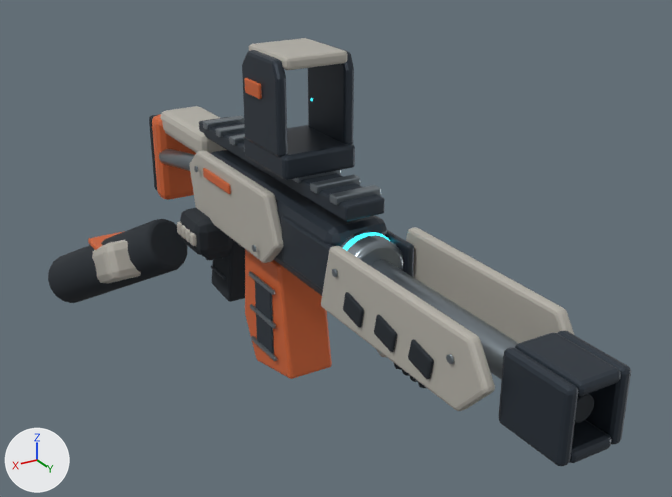
The Blender file art_source/space/heroes/ion-rifle.blend: old version first, new version second.
Before and after are seen from a camera (50 mm lens) standing at (0.96, 1.882, 0.812) and looking at (-0.047, 0.203, -0.027). Arrows for +X, +Y and +Z are at lower left; the lights stay in place. The first picture is the older version.

The first picture shows 'Cell magazine', 'Chamber cage', 'Chamber cage.001', 'Forward shroud', 'Forward shroud.001', 'Ion chamber', 'Muzzle brake.001', 'Muzzle brake.003', 'Optic base', 'Rail teeth.008', 'Receiver', 'Receiver armor.001', 'Sight ears', 'Sight ears.001', 'Suit forearm' and 37 more.
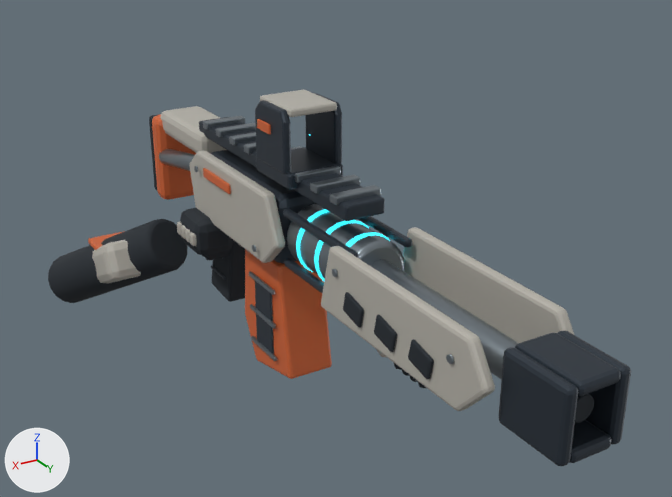
ob_optic is not drawn itself; it is the parent of ob_optic_base, ob_sight_ears, ob_sight_ears_001, ob_sight_top, ob_sight_marking, ob_sight_marking_001, ob_reticle.

Where the newer file only moved an object's origin or applied its transform, the numbers keep the older frame.

Patch to the scene script:
```diff
--- a/art_source/space/heroes/ion-rifle.blend.py
+++ b/art_source/space/heroes/ion-rifle.blend.py
@@ me_cube @@
 # used by ob_receiver; parent = ob_ionrifle; location = (0.0, 0.06, 0.015)
-me_cube.from_pydata(...)  # 56 vertices, 54 faces; spans x -0.075..0.075, y -0.325..0.325, z -0.085..0.085
+me_cube.from_pydata(...)  # 56 vertices, 54 faces; spans x -0.075..0.075, y -0.325..0.095, z -0.085..0.085
+# me_cube part 1: all 28 vertices in x -0.075..0.075, y 0.3..0.325, z -0.085..0.085 are moved by (0.0, -0.23, 0.0)
 me_cube.materials.append(mat_graphite_frame)
@@ me_cube_009 @@
 # used by ob_chamber_cage; parent = ob_ionrifle; location = (-0.07, 0.32, 0.015)
-me_cube_009.from_pydata(...)  # 56 vertices, 54 faces; spans x -0.009..0.009, y -0.145..0.145, z -0.055..0.055
+me_cube_009.from_pydata(...)  # 56 vertices, 54 faces; spans x -0.009..0.009, y -0.145..0.145, z -0.009..0.009
+# me_cube_009 part 2: all 28 vertices in x -0.009..0.009, y -0.145..0.145, z 0.049..0.055 are moved by (0.0, 0.0, -0.046)
+# me_cube_009 part 3: all 28 vertices in x -0.009..0.009, y -0.145..0.145, z -0.055..-0.049 are moved by (0.0, 0.0, 0.046)
 me_cube_009.materials.append(mat_graphite_frame)
@@ me_cube_010 @@
 # used by ob_chamber_cage_001; parent = ob_ionrifle; location = (0.07, 0.32, 0.015)
-me_cube_010.from_pydata(...)  # 56 vertices, 54 faces; spans x -0.009..0.009, y -0.145..0.145, z -0.055..0.055
+me_cube_010.from_pydata(...)  # 56 vertices, 54 faces; spans x -0.009..0.009, y -0.145..0.145, z -0.009..0.009
+# me_cube_010 part 4: all 28 vertices in x -0.009..0.009, y -0.145..0.145, z 0.049..0.055 are moved by (0.0, 0.0, -0.046)
+# me_cube_010 part 5: all 28 vertices in x -0.009..0.009, y -0.145..0.145, z -0.055..-0.049 are moved by (0.0, 0.0, 0.046)
 me_cube_010.materials.append(mat_graphite_frame)
@@ me_cube_026_1 @@
+me_cube_026_1 = me_cube_023.copy(); me_cube_026_1.name = 'Cube.026'  # the mesh of ob_rail_teeth_007
@@ me_cube_012_1 @@
+me_cube_012_1.from_pydata(...)  # 56 vertices, 54 faces; spans x -0.009..0.009, y -0.145..0.145, z -0.009..0.009
+me_cube_012_1.materials.append(mat_graphite_frame)  # dark blue #353e48
@@ ob_chamber_cage @@
 ob_chamber_cage.parent = ob_ionrifle
-ob_chamber_cage.location = (-0.07, 0.32, 0.015)
+ob_chamber_cage.location = (-0.065, 0.32, -0.045)
@@ ob_chamber_cage_001 @@
 ob_chamber_cage_001.parent = ob_ionrifle
-ob_chamber_cage_001.location = (0.07, 0.32, 0.015)
+ob_chamber_cage_001.location = (-0.065, 0.32, 0.075)
@@ ob_rail_teeth_008 @@
-ob_rail_teeth_008 = bpy.data.objects.new('Rail teeth.008', me_cube_024)
+ob_rail_teeth_008 = bpy.data.objects.new('Rail teeth.008', me_cube_026_1)
 ob_rail_teeth_008.parent = ob_ionrifle
@@ ob_optic @@
 ob_optic.parent = ob_ionrifle
-ob_optic.location = (0.0, 0.12, 0.32)
+ob_optic.location = (0.0, 0.12, 0.24)
+ob_optic.scale = (0.78, 0.82, 0.68)
@@ ob_chamber_cage_003 @@
+ob_chamber_cage_003 = bpy.data.objects.new('Chamber cage.003', me_cube_012_1)
+ob_chamber_cage_003.parent = ob_ionrifle
+ob_chamber_cage_003.location = (0.065, 0.32, 0.075)
@@ ob_chamber_cage_002 @@
+ob_chamber_cage_002 = bpy.data.objects.new('Chamber cage.002', me_cube_012_1.copy())
+ob_chamber_cage_002.parent = ob_ionrifle
+ob_chamber_cage_002.location = (0.065, 0.32, -0.045)
```

Boxes (x1, y1, x2, y2) around the edits, measured in the pictures (672 x 497 px; the box of a moved part takes in the faces that stretch with it):
'Sight ears.001', moved, rescaled (21% narrower, 31% shorter): before (242, 50, 288, 157); after (255, 100, 291, 174)
'Receiver', reshaped: before (210, 150, 387, 296); after (210, 150, 316, 263)
'Sight ears', moved, rescaled (19% narrower, 30% shorter): before (308, 43, 354, 144); after (305, 93, 342, 163)
'Optic base', moved, rescaled (21% narrower, 21% shorter): before (244, 125, 355, 180); after (256, 147, 343, 190)
'Sight top', moved, rescaled (21% narrower, 15% shorter): before (249, 38, 347, 70); after (260, 90, 337, 117)
'Chamber cage.001', reshaped, moved: before (281, 216, 334, 290); after (358, 216, 412, 247)
'Chamber cage.003', added (dark blue): after (283, 209, 358, 258)
'Chamber cage', reshaped, moved (not visible afterwards): before (385, 230, 414, 277)
'Chamber cage.002', added (dark blue): after (284, 259, 324, 293)
'Sight marking.001', moved, rescaled (17% narrower, 27% shorter): before (245, 78, 262, 99); after (257, 119, 271, 134)
part 1 of me_cube, moved or reshaped: before (254, 166, 387, 296); after (254, 166, 316, 263)
part 2 of me_cube_009, moved or reshaped (not visible afterwards): before (385, 230, 414, 249)
part 3 of me_cube_009, moved or reshaped (not visible afterwards): before (387, 237, 414, 277)
part 4 of me_cube_010, moved or reshaped: before (281, 216, 334, 250); after (363, 216, 412, 243)
part 5 of me_cube_010, moved or reshaped: before (281, 218, 329, 290); after (358, 218, 412, 247)
'Ion chamber', unchanged, uncovered by the edit: before (340, 231, 403, 271); after (287, 204, 405, 279)
